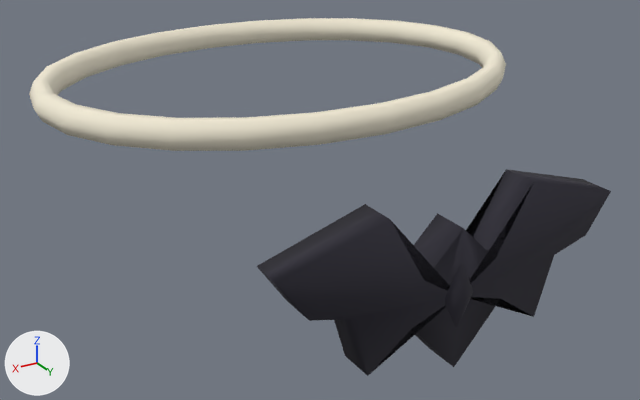
Renders of the glTF model public/assets/island/characters/wear/necklace_hw_bat.glb from each side of a commit.
Before and after are seen from a 50 mm lens placed at (0.356, 0.658, 1.275), pointed at (-0.006, 0.055, 0.973). The axes (+X, +Y, +Z) are drawn at lower left. The lights are the same throughout. The first picture is the older version.

Names of what the first picture shows: 'BakedF1'.
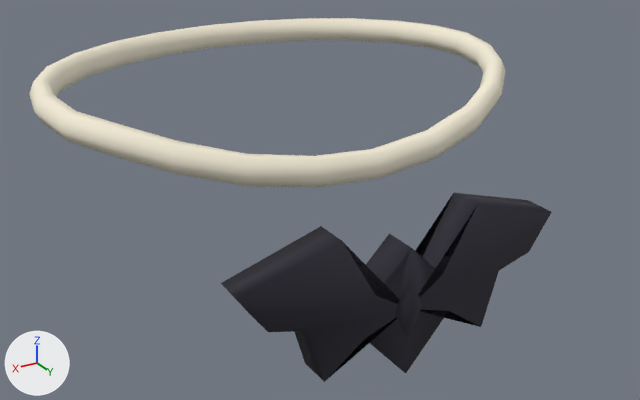
Diff of the bpy script that builds the scene:
```diff
--- a/public/assets/island/characters/wear/necklace_hw_bat.glb.py
+++ b/public/assets/island/characters/wear/necklace_hw_bat.glb.py
@@ me_mesh_0 @@
 # used by ob_bakedf1; location = (0.0, 0.0, 0.0)
-me_mesh_0.from_pydata(...)  # 204 vertices, 400 faces; spans x -0.211..0.211, y -0.163..0.257, z 0.917..1.085
+me_mesh_0.from_pydata(...)  # 204 vertices, 400 faces; spans x -0.211..0.211, y -0.163..0.202, z 0.88..1.085
+# me_mesh_0 part 1: the loose piece of 34 vertices spanning x -0.139..0.139, y 0.222..0.25, z 0.917..1.046 is moved by (0.0, -0.055, -0.038)
+# me_mesh_0 part 2
+# 6 vertices in x 0.191..0.211, y 0.0, z 1.065..1.085 move by (0.0, 0.0, -0.001)
+# 6 vertices in x -0.178..0.204, y 0.037..0.079, z 1.075..1.085 move by (0.0, 0.0, -0.005)
+# 6 vertices in x -0.183..0.199, y 0.039..0.082, z 1.065..1.075 move by (0.0, 0.0, -0.006)
+# 4 vertices in x 0.165..0.182, y 0.072..0.082, z 1.075..1.085 move by (0.0, 0.0, -0.008)
+# 4 vertices in x 0.135..0.149, y 0.102..0.115, z 1.075..1.085 move by (0.0, 0.0, -0.017)
+# 4 vertices in x 0.096..0.105, y 0.125..0.141, z 1.065..1.075 move by (0.0, 0.0, -0.027)
+# 42 vertices move from x -0.204..0.178, y 0.037..0.163, z 1.065..1.085 to x -0.204..0.178, y 0.037..0.155, z 1.027..1.083
+# other edits to the shape of me_mesh_0 do not show in these pictures
 me_mesh_0.materials.append(mat_trim)
```

Pixel boxes (x1, y1, x2, y2) of what changed, in the pictures (640 x 400 px; the box of a moved part takes in the faces that stretch with it):
'BakedF1', reshaped (10% narrower): before (29, 18, 611, 376); after (29, 18, 551, 382)
part 1 of me_mesh_0, moved or reshaped: before (257, 169, 611, 376); after (221, 193, 551, 382)
part 2 of me_mesh_0, moved or reshaped: before (29, 32, 506, 151); after (29, 33, 506, 187)
